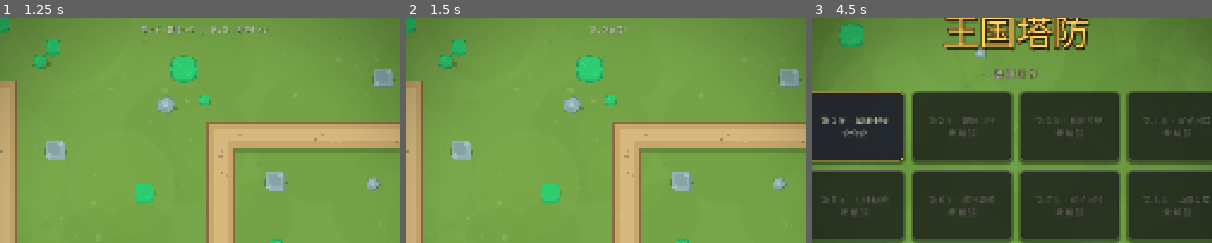
Above: before the commit, frames 1-3 (left to right).
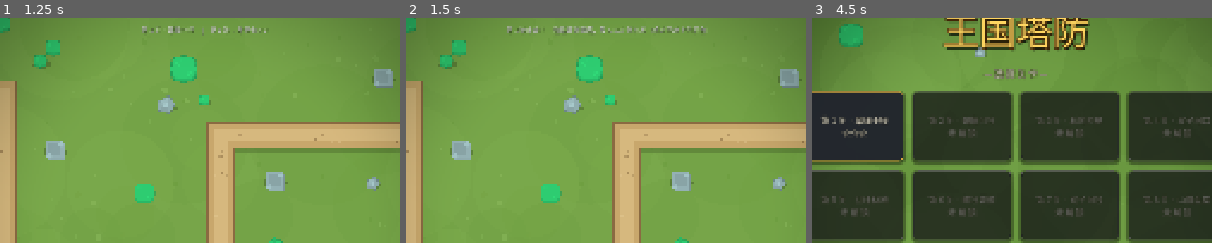
Above: after the commit, the same moments.

Repository: LiuYinCarl/game1
Game: Godot game, scene res://scenes/start_menu.tscn
The game is run twice, just before and just after one commit, with the same random seed, the same clock (stepped at 60 frames per second) and the same inputs.
Inputs:
- Up to frame 1 (1.25 s): click "第 1 关 · 翠绿小径 ☆☆☆" at 0.5 s
- Up to frame 2 (1.5 s): click "开始第 1 波" at 1.25 s
- Up to frame 3 (4.5 s): click "x1 倍速" at 2 s; click "x2 倍速" at 2.75 s; click "x3 倍速" at 3.5 s; click "菜单" at 4.25 s
The pictures show only the part of the screen within x 24-74%, y 4-54%; the shares and areas given below are measured in that part.

Frame 1 is identical in both runs. In frame 2, 0.9% of the frame differs, in the area x 25-75%, y 3-7%; in frame 3, nothing differs.

Commit message:
Round 5/6 毒塔与体验打磨
- 新增毒塔（110 金）：魔法伤害 + 中毒持续伤害（每 0.5 秒结算，最强毒生效），
  Spire Tower 04 素材（武器染毒绿色，弹丸旋转为上朝向约定）
- 敌人新增中毒机制（持续掉血 + 毒绿染色，到期恢复）
- Boss 出场警告：食人魔/暴君巨蟹出现时居中横幅 + 低沉钟声
- 首关前三波教程提示（建造/升级/对空）
- 胜利结算显示通关用时
- 修复冒烟建造轮转：n 为局部变量导致高阶塔种永远轮不到（改成员变量）
- 195 项测试通过

Diff:
--- a/scripts/enemy.gd
+++ b/scripts/enemy.gd
@@ -29,6 +29,9 @@
 var selected := false
 var speed_mult := 1.0  # 减速倍率（<1 为被减速）
 var slow_timer := 0.0
+var poison_dps := 0.0  # 中毒持续伤害（最强毒生效）
+var poison_timer := 0.0
+var poison_tick := 0.0
 
 var sprite: Sprite2D
 var anim_time := 0.0
@@ -71,7 +74,17 @@
 func apply_slow(pct: float, duration: float) -> void:
 	speed_mult = minf(speed_mult, 1.0 - pct) if slow_timer > 0.0 else 1.0 - pct
 	slow_timer = maxf(slow_timer, duration)
-	sprite.modulate = tint.lerp(Color(0.55, 0.8, 2.0), 0.55)
+	if sprite != null:
+		sprite.modulate = tint.lerp(Color(0.55, 0.8, 2.0), 0.55)
+
+
+## 中毒：每 0.5 秒结算一次持续伤害（魔法），取最强毒
+func apply_poison(dps: float, duration: float) -> void:
+	poison_dps = maxf(poison_dps, dps)
+	poison_timer = maxf(poison_timer, duration)
+	poison_tick = minf(poison_tick, 0.25)
+	if sprite != null:
+		sprite.modulate = tint.lerp(Color(0.55, 1.5, 0.45), 0.5)
 
 
 func _process(delta: float) -> void:
@@ -82,7 +95,18 @@
 		slow_timer -= delta
 		if slow_timer <= 0.0:
 			speed_mult = 1.0
-			sprite.modulate = tint
+			if sprite != null:
+				sprite.modulate = tint
+	if poison_timer > 0.0:
+		poison_timer -= delta
+		poison_tick -= delta
+		if poison_tick <= 0.0:
+			poison_tick = 0.5
+			take_damage(poison_dps * 0.5, "magic")
+		if poison_timer <= 0.0:
+			poison_dps = 0.0
+			if sprite != null:
+				sprite.modulate = tint
 	# 被士兵拦截：驻停对拼，不推进
 	if blocked_by != null:
 		if not is_instance_valid(blocked_by):
--- a/scripts/level_data.gd
+++ b/scripts/level_data.gd
@@ -128,6 +128,18 @@
 		"weapon_frames": [6, 7, 9], "weapon_scale": 0.9,
 		"projs": [preload("res://assets/spire/tower_frost_p.png"), preload("res://assets/spire/tower_frost_p.png"), preload("res://assets/spire/tower_frost_p.png")],
 		"proj_size": 22.0, "hit_size": 0.05, "hit_tex": "res://assets/fx/spark_05.png"},
+	"poison": {"name": "毒塔", "cost": 110, "damage_type": "magic", "proj_speed": 340.0, "color": Color("6ab04c"),
+		"poison_time": 3.0, "weapon_tint": Color(0.7, 1.35, 0.7),
+		"levels": [
+			{"damage": 8.0, "rate": 1.1, "range": 200.0, "poison_dps": 10.0},
+			{"damage": 12.0, "rate": 1.05, "range": 212.0, "poison_dps": 18.0, "cost": 85},
+			{"damage": 18.0, "rate": 1.0, "range": 224.0, "poison_dps": 30.0, "cost": 140},
+		],
+		"base": preload("res://assets/spire/tower_poison_base.png"),
+		"weapons": [preload("res://assets/spire/tower_poison_w1.png"), preload("res://assets/spire/tower_poison_w2.png"), preload("res://assets/spire/tower_poison_w3.png")],
+		"weapon_frames": [17, 17, 17], "weapon_scale": 0.75,
+		"projs": [preload("res://assets/spire/tower_poison_p.png"), preload("res://assets/spire/tower_poison_p.png"), preload("res://assets/spire/tower_poison_p.png")],
+		"proj_size": 24.0, "hit_size": 0.05, "hit_tex": "res://assets/fx/circle_05.png"},
 	"barracks": {"name": "兵营", "cost": 110, "damage_type": "physical", "color": Color("4a6a9a"),
 		"levels": [
 			{"soldiers": 2, "soldier_hp": 60.0, "soldier_dmg": 7.0, "respawn": 6.0, "range": 190.0},
@@ -193,6 +205,7 @@
 const TOWER_ROLE := {
 	"archer": "单体速射 · 物理伤害", "mage": "高伤爆发 · 魔法伤害",
 	"cannon": "范围溅射 · 物理伤害", "frost": "减速控场 · 魔法伤害",
+	"poison": "持续毒伤 · 魔法伤害",
 	"barracks": "派出士兵拦截敌人",
 }
 
--- a/scripts/main.gd
+++ b/scripts/main.gd
@@ -48,6 +48,7 @@
 var spawn_events: Array = []
 var spawn_hp_scale := 1.0
 var wave_time := 0.0
+var level_time := 0.0  # 通关用时（结算展示）
 const WAVE_COOLDOWN := 20.0
 var wave_cooldown := -1.0  # >=0 表示自动开波倒计时中
 var wave_timer_bar: ProgressBar
@@ -449,6 +450,7 @@
 	start_gold = L["gold"]
 	start_lives = L["lives"]
 	hp_growth = L["hp_growth"]
+	level_time = 0.0
 	waves = _compose_waves(int(L["gen"][0]), L["gen"][1], paths.size())
 	# 城堡位置按主路径末端方向自动推算
 	var last: Vector2 = path_points[path_points.size() - 1]
@@ -562,6 +564,7 @@
 			_update_enemy_panel()
 		else:
 			_close_menu()
+	level_time += delta
 	# 屏幕震动衰减
 	if shake_amp > 0.03:
 		shake_amp = lerpf(shake_amp, 0.0, minf(1.0, delta * 9.0))
@@ -658,7 +661,14 @@
 func start_wave() -> void:
 	if wave_active or game_ended or next_wave >= waves.size():
 		return
-	# 提前开波奖励：倒计时剩余秒数折成金币
+	# 首关教程：前三波的引导提示
+	if level_index == 0 and next_wave <= 3:
+		var tips := {
+			1: "沿路建造箭塔，敌人从左侧出发（点击空地上的石台）",
+			2: "点击已建的塔可以升级，属性面板里能看到数值变化",
+			3: "飞行单位无法被士兵拦截，记得用箭塔对空",
+		}
+		hint_label.text = tips.get(next_wave, "")
 	if wave_cooldown > 0.0:
 		var bonus := ceili(wave_cooldown)
 		gold += bonus
@@ -683,13 +693,23 @@
 	wave_timer_bar.visible = false
 	start_button.disabled = true
 	start_button.text = "第 %d 波进攻中…" % next_wave
-	hint_label.text = "第 %d 波来袭！" % next_wave
+	# 首关教程：前三波的引导提示
+	var tips := {1: "沿路建造箭塔，敌人从左侧出发（点击空地上的石台）",
+		2: "点击已建的塔可以升级，属性面板能看到数值变化",
+		3: "飞行单位无法被士兵拦截，箭塔可以直接对空"}
+	if level_index == 0 and tips.has(next_wave):
+		hint_label.text = "第 %d 波来袭！　%s" % [next_wave, tips[next_wave]]
+	else:
+		hint_label.text = "第 %d 波来袭！" % next_wave
 	_update_hud()
 
 
+var smoke_build_n := 0  # 冒烟测试建造轮转（跨波次持续）
+
+
 func _smoke_build() -> void:
-	var order := ["archer", "cannon", "mage", "barracks", "frost"]
-	var n := 0
+	var order := ["archer", "cannon", "mage", "barracks", "frost", "poison"]
+	var n := smoke_build_n
 	for i in build_spots.size():
 		if towers.has(i):
 			var t = towers[i]
@@ -697,10 +717,11 @@
 				gold -= t.upgrade_cost()
 				t.apply_upgrade()
 			continue
-		var key: String = order[n % 3]
+		var key: String = order[n % order.size()]
 		if gold >= LevelData.TOWER_TYPES[key]["cost"]:
 			_build_tower(i, key)
 			n += 1
+	smoke_build_n = n
 
 
 func _end_wave() -> void:
@@ -727,6 +748,11 @@
 	e.died.connect(_on_enemy_died)
 	e.reached_end.connect(_on_enemy_reached_end)
 	add_child(e)
+	# Boss 出场警告
+	if type_name in ["ogre", "troll"]:
+		play_sfx("leak", 0.6, 0.7)
+		_show_banner("%s 来袭！" % LevelData.ENEMY_NAMES[type_name],
+			Color("ff6b6b") if type_name == "troll" else Color("c39bd3"))
 
 
 func _on_enemy_died(e) -> void:
@@ -1020,6 +1046,8 @@
 	p.slow_time = tower.slow_time
 	p.freeze_chance = tower.freeze_chance
 	p.freeze_time = tower.freeze_time
+	p.poison_dps = tower.poison_dps
+	p.poison_time = tower.poison_time
 	p.pierce = tower.pierce
 	p.chain = tower.chain
 	p.chain_damage = tower.chain_damage
@@ -1200,6 +1228,26 @@
 		draw_arc(Vector2.ZERO, r, 0.0, TAU, 48, Color(1.0, 0.85, 0.5, (1.0 - t) * 0.7), 3.0 * (1.0 - t) + 1.0)
 
 
+## 居中大字横幅，淡出消散
+func _show_banner(text: String, color: Color) -> void:
+	var l := Label.new()
+	l.text = text
+	l.horizontal_alignment = HORIZONTAL_ALIGNMENT_CENTER
+	l.add_theme_font_size_override("font_size", 46)
+	l.add_theme_color_override("font_color", color)
+	l.add_theme_color_override("font_outline_color", Color(0.08, 0.04, 0.04, 0.95))
+	l.add_theme_constant_override("outline_size", 10)
+	l.position = Vector2(0, SCREEN.y * 0.28)
+	l.size = Vector2(SCREEN.x, 70)
+	ui_root.add_child(l)
+	var tw := l.create_tween()
+	tw.set_parallel(true)
+	tw.tween_property(l, "position:y", l.position.y - 40.0, 1.8)
+	tw.tween_property(l, "modulate:a", 0.0, 1.8).set_delay(0.4)
+	tw.set_parallel(false)
+	tw.tween_callback(l.queue_free)
+
+
 ## 连锁闪电：带抖动的折线电弧，短暂停留后消散
 func spawn_lightning(from: Vector2, to: Vector2) -> void:
 	var line := Line2D.new()
@@ -1264,6 +1312,8 @@
 		text += " · 溅射半径 %d" % int(lv["splash"])
 	if lv.has("slow_pct"):
 		text += "\n命中减速 %d%%（%.0f 秒）· 群体控场" % [int(lv["slow_pct"] * 100), t.slow_time]
+	if lv.has("poison_dps") or t.poison_dps > 0.0:
+		text += "\n中毒：每秒 %d 点（%.0f 秒）" % [int(t.poison_dps if t.poison_dps > 0.0 else lv.get("poison_dps", 0.0)), t.poison_time]
 	if t.pierce > 0:
 		text += "\n穿透：弹道可命中 %d 个目标" % (t.pierce + 1)
 	return text
@@ -1352,6 +1402,7 @@
 	"shoot_mage": {"file": "res://assets/sfx/sfx_shoot_mage.ogg", "volume": -6.0},
 	"shoot_cannon": {"file": "res://assets/sfx/sfx_shoot_cannon.ogg", "volume": -5.0},
 	"shoot_frost": {"file": "res://assets/sfx/sfx_hit_magic.ogg", "volume": -8.0},
+	"shoot_poison": {"file": "res://assets/sfx/sfx_shoot_poison.ogg", "volume": -8.0},
 	"hit": {"file": "res://assets/sfx/sfx_hit.ogg", "volume": -12.0},
 	"hit_magic": {"file": "res://assets/sfx/sfx_hit_magic.ogg", "volume": -10.0},
 	"explosion": {"file": "res://assets/sfx/sfx_explosion.ogg", "volume": -6.0},
--- a/scripts/projectile.gd
+++ b/scripts/projectile.gd
@@ -10,6 +10,8 @@
 var slow_time := 0.0
 var freeze_chance := 0.0  # 3 级冰霜塔：概率冻结定身
 var freeze_time := 0.0
+var poison_dps := 0.0  # 毒塔：中毒持续伤害
+var poison_time := 0.0
 var chain := 0  # 3 级法师塔：连锁闪电目标数
 var chain_damage := 0.6
 var pierce := 0  # 穿透：命中后继续飞向附近的下一个目标（箭塔 3 级）
@@ -149,6 +151,8 @@
 			target.take_damage(damage, damage_type)
 			if slow_pct > 0.0:
 				target.apply_slow(slow_pct, slow_time)
+			if poison_dps > 0.0:
+				target.apply_poison(poison_dps, poison_time)
 			if freeze_chance > 0.0 and randf() < freeze_chance:
 				target.apply_slow(1.0, freeze_time)  # 冻结定身
 			if chain > 0 and damage_type == "magic":
--- a/scripts/tower.gd
+++ b/scripts/tower.gd
@@ -35,6 +35,9 @@
 var pierce := 0  # 箭塔 3 级技能：穿透额外目标数
 var freeze_chance := 0.0  # 冰霜塔 3 级：冻结概率/时长
 var freeze_time := 0.0
+var poison_dps := 0.0  # 毒塔：中毒持续伤害/时长
+var poison_time := 0.0
+var weapon_tint := Color.WHITE
 var burst := 1  # 炮塔 3 级：弹幕连发数量
 var chain := 0  # 法师塔 3 级：连锁闪电目标数
 var chain_damage := 0.6
@@ -77,6 +80,9 @@
 	projs = data.get("projs", [proj_tex, proj_tex, proj_tex])
 	slow_pct = data.get("slow_pct", 0.0)
 	slow_time = data.get("slow_time", 0.0)
+	poison_dps = data.get("poison_dps", 0.0)
+	poison_time = data.get("poison_time", 0.0)
+	weapon_tint = data.get("weapon_tint", Color.WHITE)
 	turret = Sprite2D.new()
 	if weapons[0] != null:
 		turret.texture = weapons[0]
@@ -101,6 +107,7 @@
 	current_range = lv.get("range", 0.0)
 	splash = lv.get("splash", 0.0)
 	pierce = lv.get("pierce", 0)
+	poison_dps = lv.get("poison_dps", poison_dps)
 	freeze_chance = lv.get("freeze_chance", 0.0)
 	freeze_time = lv.get("freeze_time", 0.0)
 	burst = lv.get("burst", 1)
@@ -108,6 +115,7 @@
 	chain_damage = lv.get("chain_damage", 0.6)
 	# 等级外观：底座换帧 + 换武器贴图
 	base.frame = level - 1
+	turret.modulate = weapon_tint
 	if weapons[level - 1] != null:
 		turret.texture = weapons[level - 1]
 		turret.hframes = weapon_frames_arr[level - 1]
--- a/tests/test_suite.gd
+++ b/tests/test_suite.gd
@@ -127,7 +127,7 @@
 	e.free()
 
 	# ---------- 升级费用表 ----------
-	for key in ["archer", "mage", "cannon", "barracks", "frost"]:
+	for key in ["archer", "mage", "cannon", "barracks", "frost", "poison"]:
 		var t = load("res://scripts/tower.gd").new()
 		t.setup(key, LevelData.TOWER_TYPES[key])
 		checks += 1
Not shown, added: assets/sfx/sfx_shoot_poison.ogg.import
Binary file added: assets/spire/tower_poison_base.png
Not shown, added: assets/spire/tower_poison_base.png.import
Binary file added: assets/spire/tower_poison_p.png
Not shown, added: assets/spire/tower_poison_p.png.import
Binary file added: assets/spire/tower_poison_w1.png
Not shown, added: assets/spire/tower_poison_w1.png.import
Binary file added: assets/spire/tower_poison_w2.png
Not shown, added: assets/spire/tower_poison_w2.png.import
Binary file added: assets/spire/tower_poison_w3.png
Not shown, added: assets/spire/tower_poison_w3.png.import
Not shown, added: assets/sfx/sfx_shoot_poison.ogg
